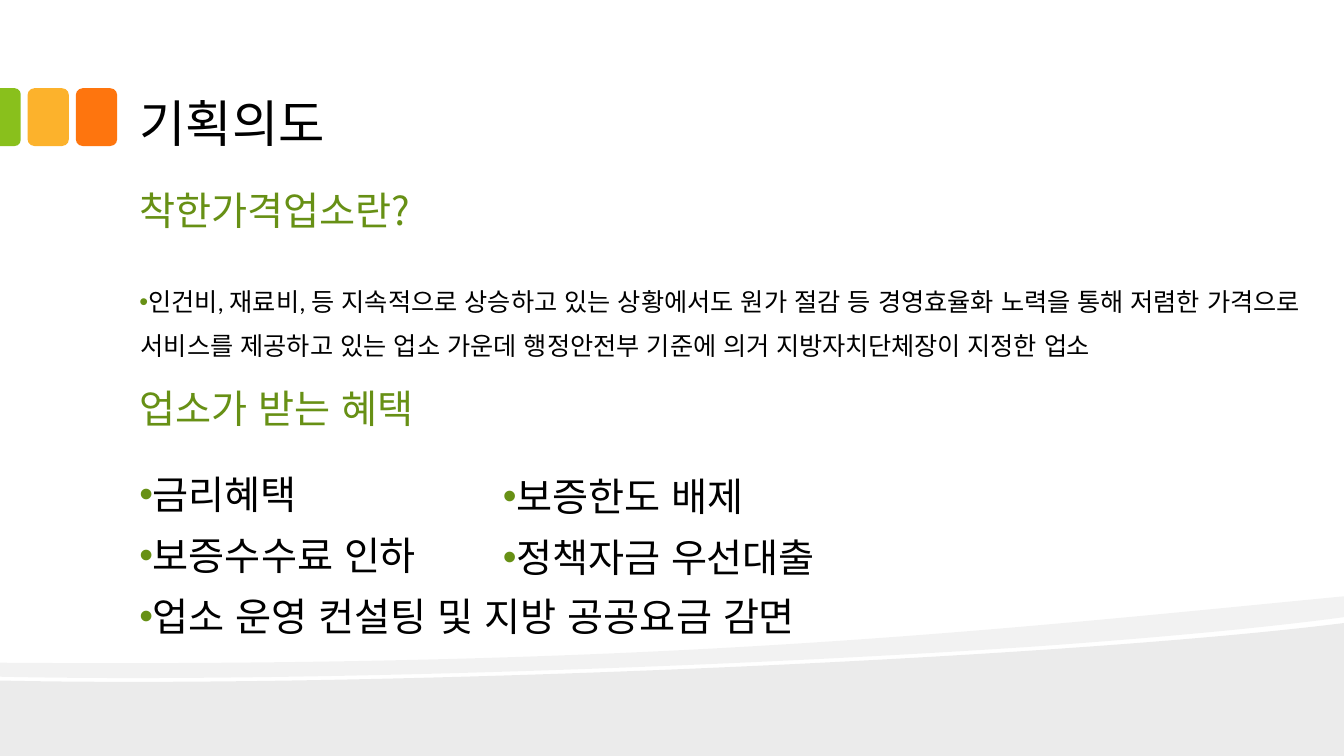
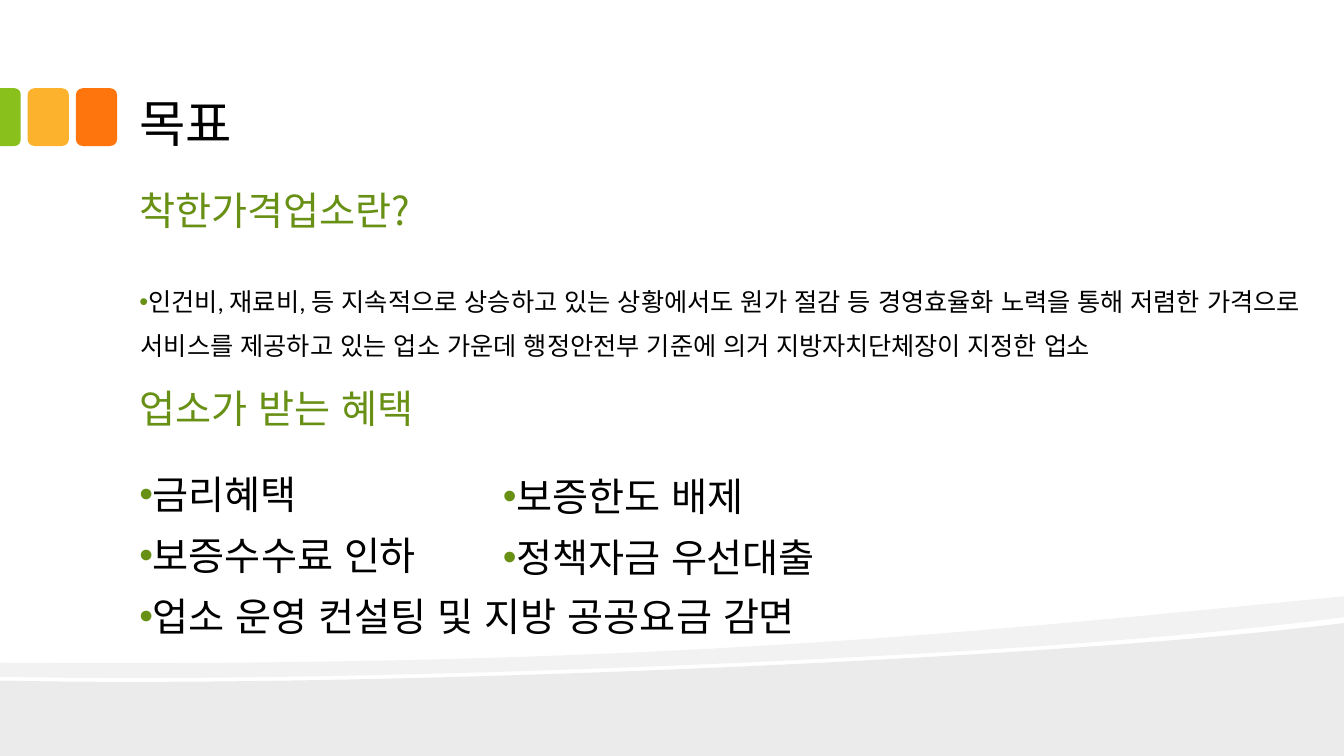
Before and after one commit to kjayvam/HTML, a slide deck: slide 7 of project/ppt/김영민_착한업소찾기_v.0.2.0.pptx (slide 6 before the commit). Drawn at 1344x756 pixels with LibreOffice and Linux fonts; fonts in the diff are those of the drawing. Boxes give left, top, right and bottom in pixels: in the first picture for what was removed or moved away, otherwise in the second. Text is boxed around its words. In the diff, an @@ line names an element or a change of style, - is before the commit and + after.

```diff
--- a/project/ppt/김영민_착한업소찾기_v.0.2.0.pptx
+++ b/project/ppt/김영민_착한업소찾기_v.0.2.0.pptx
@@ title at (139,102,232,146): text changed @@
-기획의도
+목표
```
Also in this commit, not shown: 4 other slides changed, 3 slides added, 27 slides removed, 8 other files.
